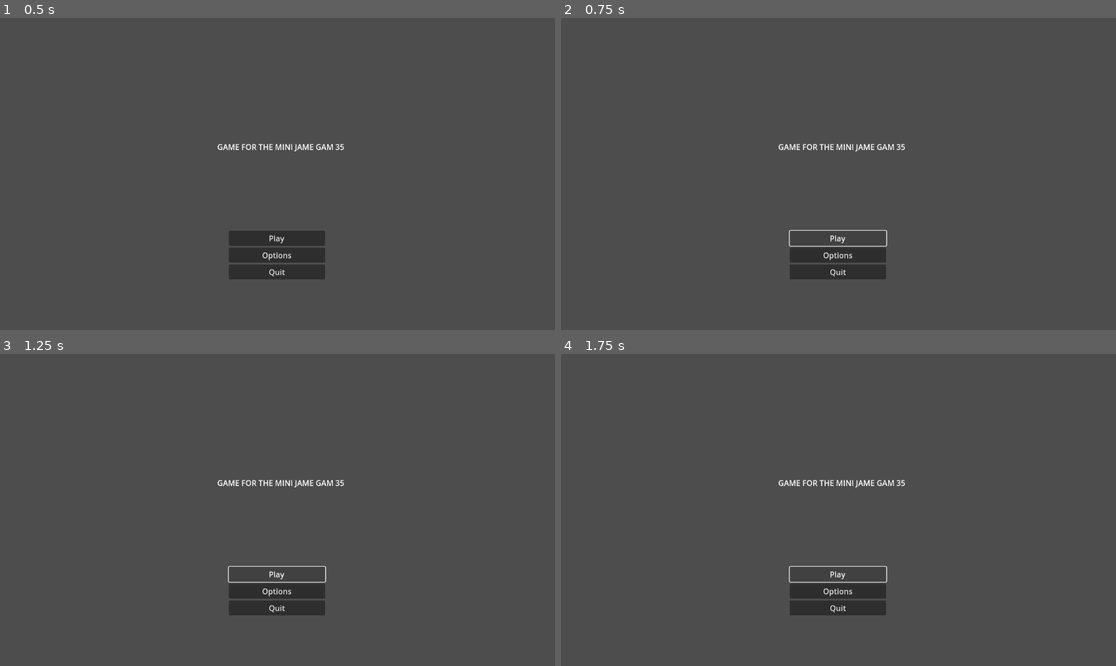
Above: before the commit, frames 1-4 (two rows, left to right).
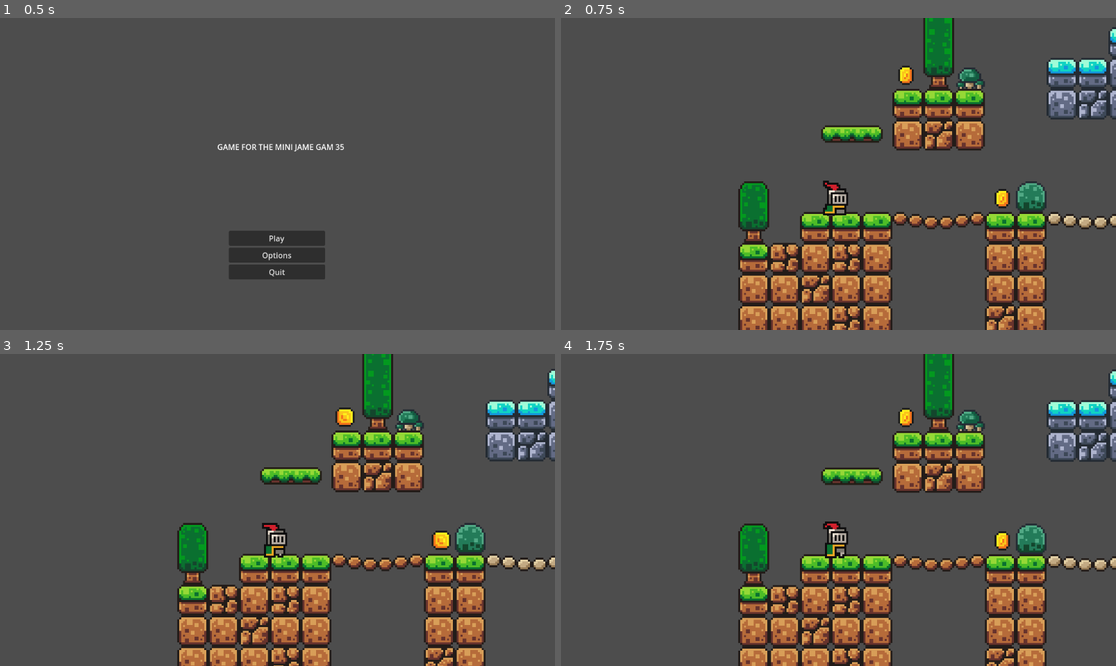
Above: after the commit, the same moments.

Repository: TheGreatestRock/polarity-escape
Game: Godot game, scene res://scenes/main_menu.tscn
The game is run twice, just before and just after one commit, with the same random seed, the same clock (stepped at 60 frames per second) and the same inputs.
Inputs (mouse positions are in pixels of both pictures, inside the frame that each line leads up to):
- Up to frame 1 (0.5 s): no input
- Up to frame 2 (0.75 s): click "Play" at 0.5 s
- Up to frame 3 (1.25 s): no input
- Up to frame 4 (1.75 s): click (838, 575) at 1.25 s, where only the run before the commit has a clickable "Play"

Frame 1 is identical in both runs. In frame 2, 23% of the frame differs, in the area x 31-100%, y 0-100%; in frame 3, 23%; in frame 4, 23%.

Commit message:
killzone work

Diff:
--- a/project.godot
+++ b/project.godot
@@ -23,3 +23,7 @@
 [editor_plugins]
 
 enabled=PackedStringArray("res://addons/AsepriteWizard/plugin.cfg")
+
+[rendering]
+
+textures/canvas_textures/default_texture_filter=0
--- a/scenes/game.tscn
+++ b/scenes/game.tscn
@@ -169,6 +169,21 @@
 physics_layer_0/collision_layer = 1
 sources/0 = SubResource("TileSetAtlasSource_ae0no")
 
+[sub_resource type="Animation" id="Animation_qadb7"]
+length = 0.001
+tracks/0/type = "value"
+tracks/0/imported = false
+tracks/0/enabled = true
+tracks/0/path = NodePath(".:position")
+tracks/0/interp = 1
+tracks/0/loop_wrap = true
+tracks/0/keys = {
+"times": PackedFloat32Array(0),
+"transitions": PackedFloat32Array(1),
+"update": 0,
+"values": [Vector2(304, -9)]
+}
+
 [sub_resource type="Animation" id="Animation_44c15"]
 resource_name = "move"
 loop_mode = 2
@@ -185,21 +200,6 @@
 "values": [Vector2(304, -9), Vector2(384, -9)]
 }
 
-[sub_resource type="Animation" id="Animation_qadb7"]
-length = 0.001
-tracks/0/type = "value"
-tracks/0/imported = false
-tracks/0/enabled = true
-tracks/0/path = NodePath(".:position")
-tracks/0/interp = 1
-tracks/0/loop_wrap = true
-tracks/0/keys = {
-"times": PackedFloat32Array(0),
-"transitions": PackedFloat32Array(1),
-"update": 0,
-"values": [Vector2(304, -9)]
-}
-
 [sub_resource type="AnimationLibrary" id="AnimationLibrary_i6wdb"]
 _data = {
 "RESET": SubResource("Animation_qadb7"),
@@ -221,6 +221,7 @@
 [node name="Camera2D" type="Camera2D" parent="Player"]
 position = Vector2(0, -10)
 zoom = Vector2(4, 4)
+process_callback = 0
 limit_bottom = 58
 limit_smoothed = true
 position_smoothing_enabled = true
--- a/scenes/killzone.tscn
+++ b/scenes/killzone.tscn
@@ -1,4 +1,12 @@
-[gd_scene format=3 uid="uid://bcujkcspk0j3c"]
+[gd_scene load_steps=2 format=3 uid="uid://bs23q4mdd4401"]
+
+[ext_resource type="Script" path="res://scripts/killzone.gd" id="1_md4he"]
 
 [node name="Killzone" type="Area2D"]
 collision_mask = 2
+script = ExtResource("1_md4he")
+
+[node name="Timer" type="Timer" parent="."]
+
+[connection signal="body_entered" from="." to="." method="_on_body_entered"]
+[connection signal="timeout" from="Timer" to="." method="_on_timer_timeout"]
--- a/scenes/player.tscn
+++ b/scenes/player.tscn
@@ -2,7 +2,6 @@
 
 [ext_resource type="Script" path="res://scripts/player.gd" id="1_4qn8r"]
 [ext_resource type="Texture2D" uid="uid://2qw1jdoy5pq1" path="res://asset/sprites/knight.png" id="1_hc1yw"]
-
 
 [sub_resource type="AtlasTexture" id="AtlasTexture_t0jjk"]
 atlas = ExtResource("1_hc1yw")
--- /dev/null
+++ b/scripts/killzone.gd
@@ -0,0 +1,15 @@
+extends Area2D
+
+@onready var timer: Timer = $Timer
+
+
+
+func _on_body_entered(body: Node2D) -> void:
+	print("You died!")
+	Engine.time_scale = 0.5
+	timer.start()
+
+
+func _on_timer_timeout() -> void:
+	Engine.time_scale = 1.0
+	get_tree().reload_current_scene()
--- a/scripts/main_menu.gd
+++ b/scripts/main_menu.gd
@@ -4,9 +4,7 @@
 
 
 func _on_play_pressed() -> void:
-	pass #get_tree().change_scene_to_file(scene)
-
-
+	get_tree().change_scene_to_file("res://scenes/game.tscn")
 
 func _on_options_pressed() -> void:
 	get_tree().change_scene_to_file("res://scenes/options_menu.tscn")
Not shown: 1 places in scenes/game.tscn that only renumber resources
